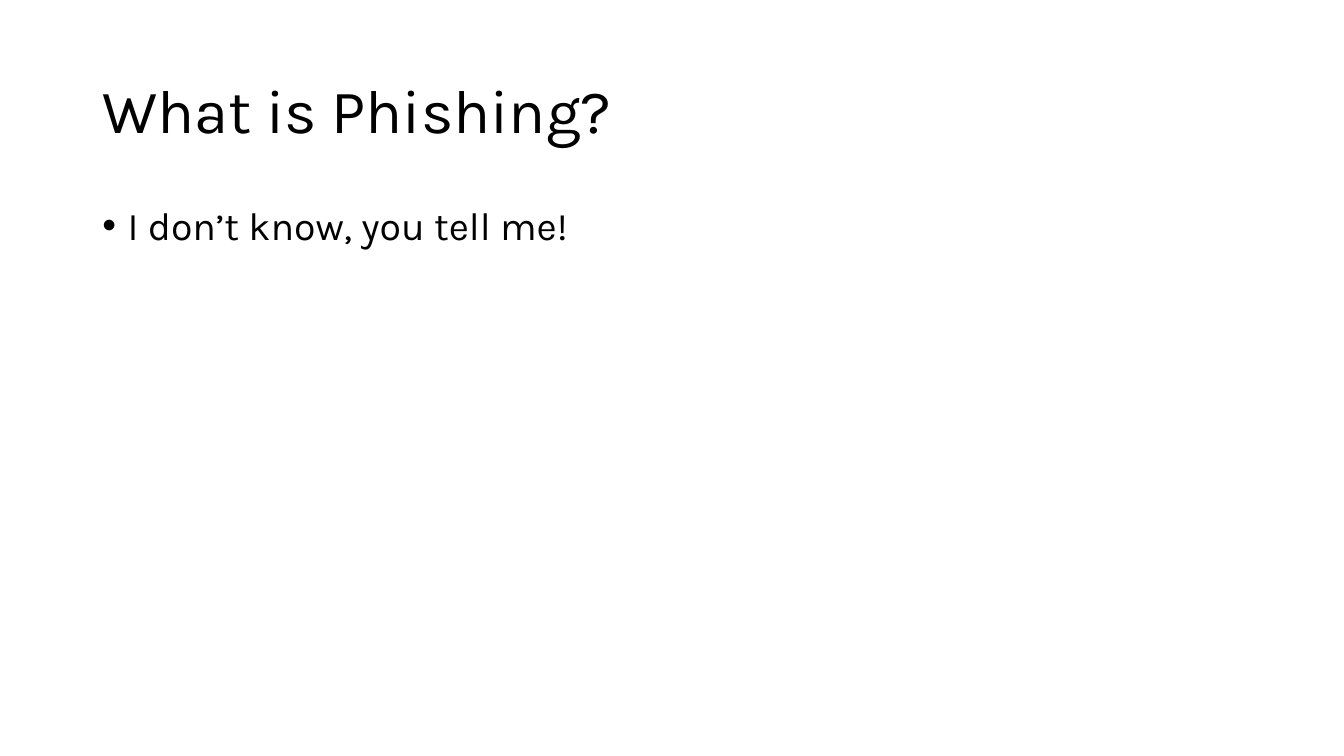
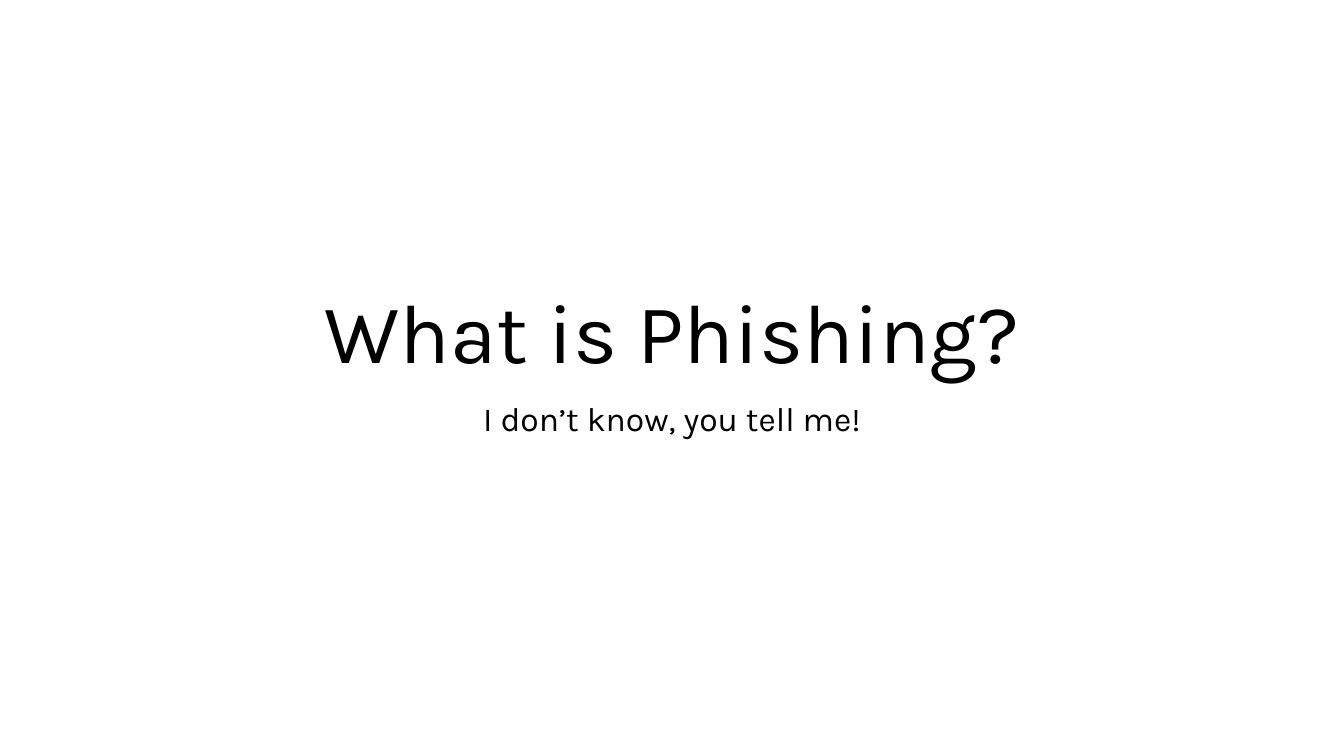
Before and after one commit to zoldyckd/cyberrangers, a slide deck: slide 1 of public/ppt/Phishing.pptx. Drawn at 1344x756 pixels with LibreOffice and Linux fonts; fonts in the diff are those of the drawing. Boxes give left, top, right and bottom in pixels: in the first picture for what was removed or moved away, otherwise in the second. Text is boxed around its words. In the diff, an @@ line names an element or a change of style, - is before the commit and + after.

```diff
--- a/public/ppt/Phishing.pptx
+++ b/public/ppt/Phishing.pptx
@@ title "What is Phishing?": place and size @@
-title "What is Phishing?" at (102,90,612,148)
+title "What is Phishing?" at (325,305,1019,383)
@@ title "What is Phishing?" at (325,305,1019,383): size 44 to 60 pt; alignment left to centre; vertical alignment middle to bottom @@
@@ subtitle "I don’t know, you tell ...": place and size @@
-subtitle "I don’t know, you tell ..." at (128,213,568,250)
+subtitle "I don’t know, you tell ..." at (483,408,861,440)
@@ subtitle "I don’t know, you tell ..." at (483,408,861,440): size 28 to 24 pt; alignment left to centre; bullet • to none @@
```
